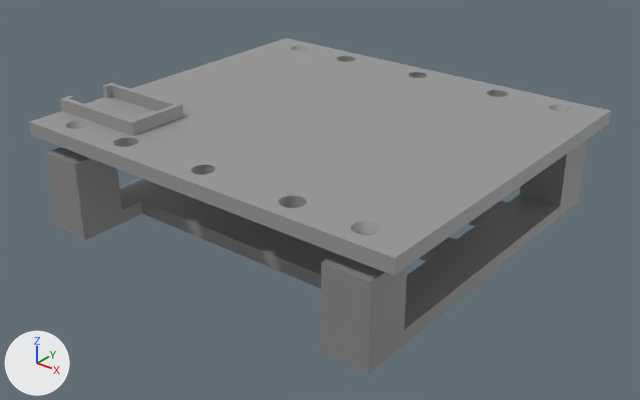
One commit to the Blender file BlenderFiles/ThrottleV1.blend: the scene before it, then after it.
Camera for both pictures: a camera (50 mm lens) standing at (179.2, -169.0, 96.6) and looking at (5.0, 48.6, -38.3). Arrows for +X, +Y and +Z are at lower left; the lights stay in place.

Script lines for the objects in view, before the commit:
```python
me_cube_051 = bpy.data.meshes.new('Cube.051')
me_cube_051.from_pydata(...)  # 3664 vertices, 2384 faces; spans x -75.0..75.0, y -10.0..124.0, z -16.0..-6.0
me_cube_051.materials.append(mat_main1)  # grey #989898
me_cube_073 = bpy.data.meshes.new('Cube.073')
me_cube_073.from_pydata(...)  # 1664 vertices, 646 faces; spans x -68.0..68.0, y -9.5..124.5, z -15.0..13.5
me_cube_073.materials.append(mat_main2)  # grey #888888
ob_06___base = bpy.data.objects.new('06 - Base', me_cube_051)
ob_06___base.location = (0.0, 0.0, 0.0)
ob_07___clamp = bpy.data.objects.new('07 - Clamp', me_cube_073)
ob_07___clamp.location = (0.0, 0.0, -34.0)
```
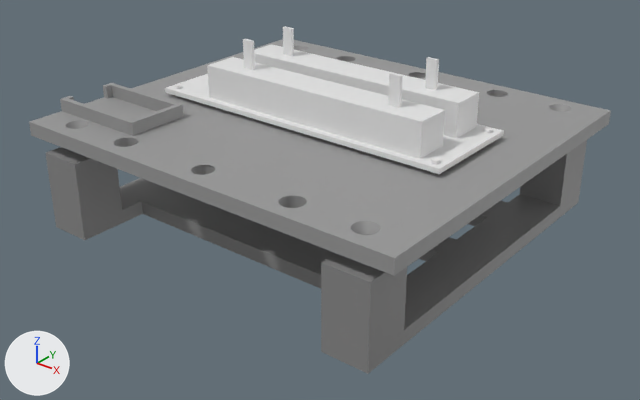
Changed parts and their boxes [x1, y1, x2, y2] in the pictures (640 x 400 px):
'Cube', added
    after: [165, 26, 504, 174]
'Cylinder.001', added
    after: [175, 84, 493, 174]

Patch to the scene script:
```diff
--- a/BlenderFiles/ThrottleV1.blend.py
+++ b/BlenderFiles/ThrottleV1.blend.py
@@ me_cylinder_001 @@
+me_cylinder_001.from_pydata(...)  # a 32-sided cylinder along z spanning x 53.7..56.3, y 14.7..17.3, z -1.5..2.6; a 32-sided cylinder along z spanning x 53.7..56.3, y -17.3..-14.7, z -1.5..2.6; a 32-sided cylinder along z spanning x -56.3..-53.7, y 14.7..17.3, z -1.5..2.6; a 32-sided cylinder along z spanning x -56.3..-53.7, y -17.3..-14.7, z -1.5..2.6
@@ me_cube @@
+me_cube.from_pydata(...)  # 312 vertices, 174 faces; spans x -58.5..58.5, y -19.5..19.5, z -1.0..22.5
@@ ob_cylinder_001 @@
+ob_cylinder_001 = bpy.data.objects.new('Cylinder.001', me_cylinder_001)
+ob_cylinder_001.location = (0.0, 57.0, -9.6)
+ob_cylinder_001.rotation_euler = (0.0, 0.0, 3.142)  # degrees (0, 0, 180)
@@ ob_cube @@
+ob_cube = bpy.data.objects.new('Cube', me_cube)
+ob_cube.location = (0.0, 57.0, -8.6)
+ob_cube.rotation_euler = (0.0, 0.0, 3.142)  # degrees (0, 0, 180)
```
